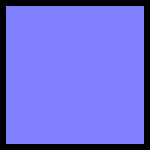
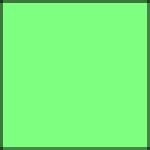
Two versions of the same layered image (w=150, h=150). Layer-by-layer changes:
painted on "Rectangle 2" over [0, 0, 150, 150]
added layer "Rectangle 1 copy 2" (50%) above "Rectangle 1" over [0, 0, 150, 150]
hid "Rectangle 1" over [0, 0, 150, 150]
